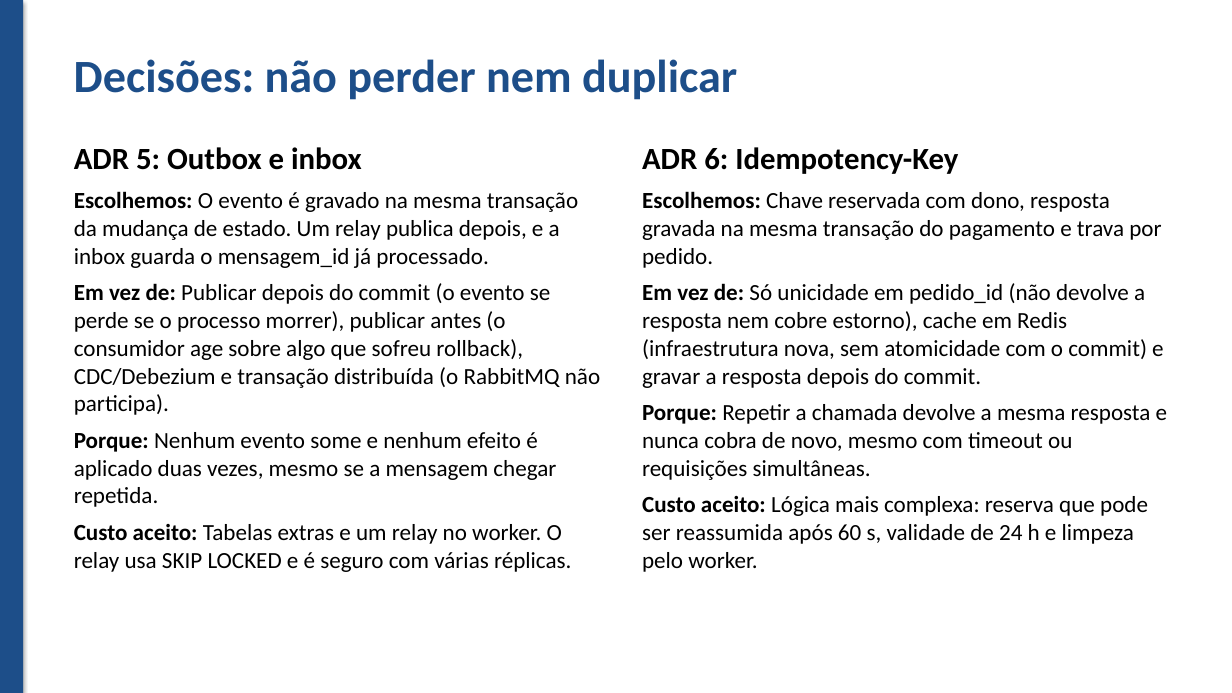
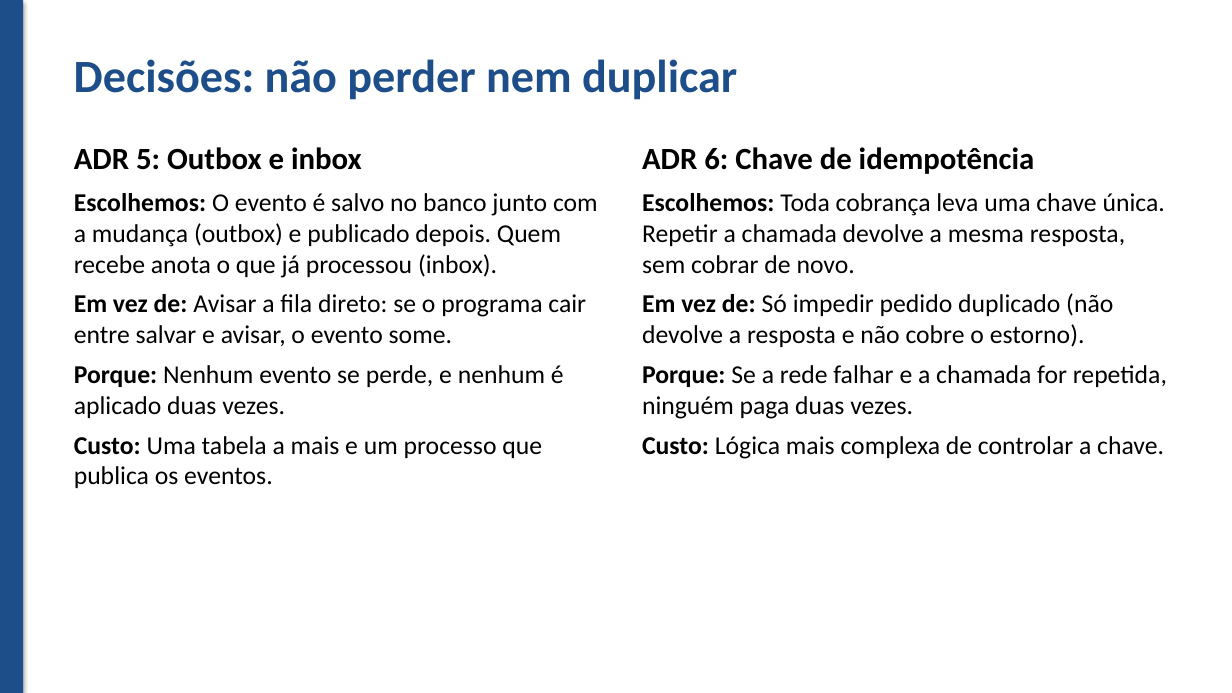
Before and after one commit to OcimarSchroederJR/delivery-financeiro, a slide deck: slide 8 of docs/apresentacao/apresentacao.pptx. Drawn at 1232x693 pixels with LibreOffice and Linux fonts; fonts in the diff are those of the drawing. Boxes give left, top, right and bottom in pixels: in the first picture for what was removed or moved away, otherwise in the second. Text is boxed around its words. In the diff, an @@ line names an element or a change of style, - is before the commit and + after.

Commit message:
docs(apresentacao): simplifica as decisões e remove a demonstração
Decisões em linguagem simples, sem perder o porquê de cada escolha. 'O que ficou de fora' explica cada tecnologia em uma linha. Remove o slide de Demonstração e as linhas de produção a preencher depois do deploy.

```diff
--- a/docs/apresentacao/apresentacao.pptx
+++ b/docs/apresentacao/apresentacao.pptx
@@ text at [642, 147, 1167, 459]: text changed; size 18 to 20 pt @@
-ADR 6: Idempotency-Key
-Escolhemos: Chave reservada com dono, resposta gravada na mesma transação do pagamento e trava por pedido.
-Em vez de: Só unicidade em pedido_id (não devolve a resposta nem cobre estorno), cache em Redis (infraestrutura nova, sem atomicidade com o commit) e gravar a resposta depois do commit.
-Porque: Repetir a chamada devolve a mesma resposta e nunca cobra de novo, mesmo com timeout ou requisições simultâneas.
-Custo aceito: Lógica mais complexa: reserva que pode ser reassumida após 60 s, validade de 24 h e limpeza pelo worker.
+ADR 6: Chave de idempotência
+Escolhemos: Toda cobrança leva uma chave única. Repetir a chamada devolve a mesma resposta, sem cobrar de novo.
+Em vez de: Só impedir pedido duplicado (não devolve a resposta e não cobre o estorno).
+Porque: Se a rede falhar e a chamada for repetida, ninguém paga duas vezes.
+Custo: Lógica mais complexa de controlar a chave.
@@ text at [74, 193, 598, 488]: text changed; size 18 to 20 pt @@
-Escolhemos: O evento é gravado na mesma transação da mudança de estado. Um relay publica depois, e a inbox guarda o mensagem_id já processado.
-Em vez de: Publicar depois do commit (o evento se perde se o processo morrer), publicar antes (o consumidor age sobre algo que sofreu rollback), CDC/Debezium e transação distribuída (o RabbitMQ não participa).
-Porque: Nenhum evento some e nenhum efeito é aplicado duas vezes, mesmo se a mensagem chegar repetida.
-Custo aceito: Tabelas extras e um relay no worker. O relay usa SKIP LOCKED e é seguro com várias réplicas.
+Escolhemos: O evento é salvo no banco junto com a mudança (outbox) e publicado depois. Quem recebe anota o que já processou (inbox).
+Em vez de: Avisar a fila direto: se o programa cair entre salvar e avisar, o evento some.
+Porque: Nenhum evento se perde, e nenhum é aplicado duas vezes.
+Custo: Uma tabela a mais e um processo que publica os eventos.
```
Also in this commit, not shown: 6 other slides changed, 1 slide removed.
